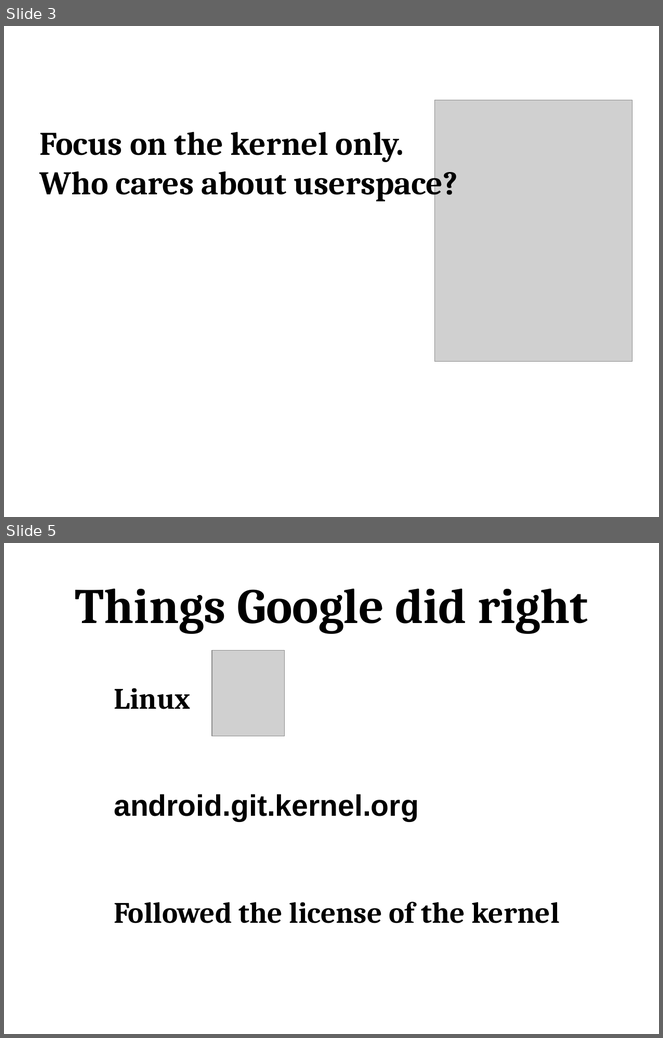
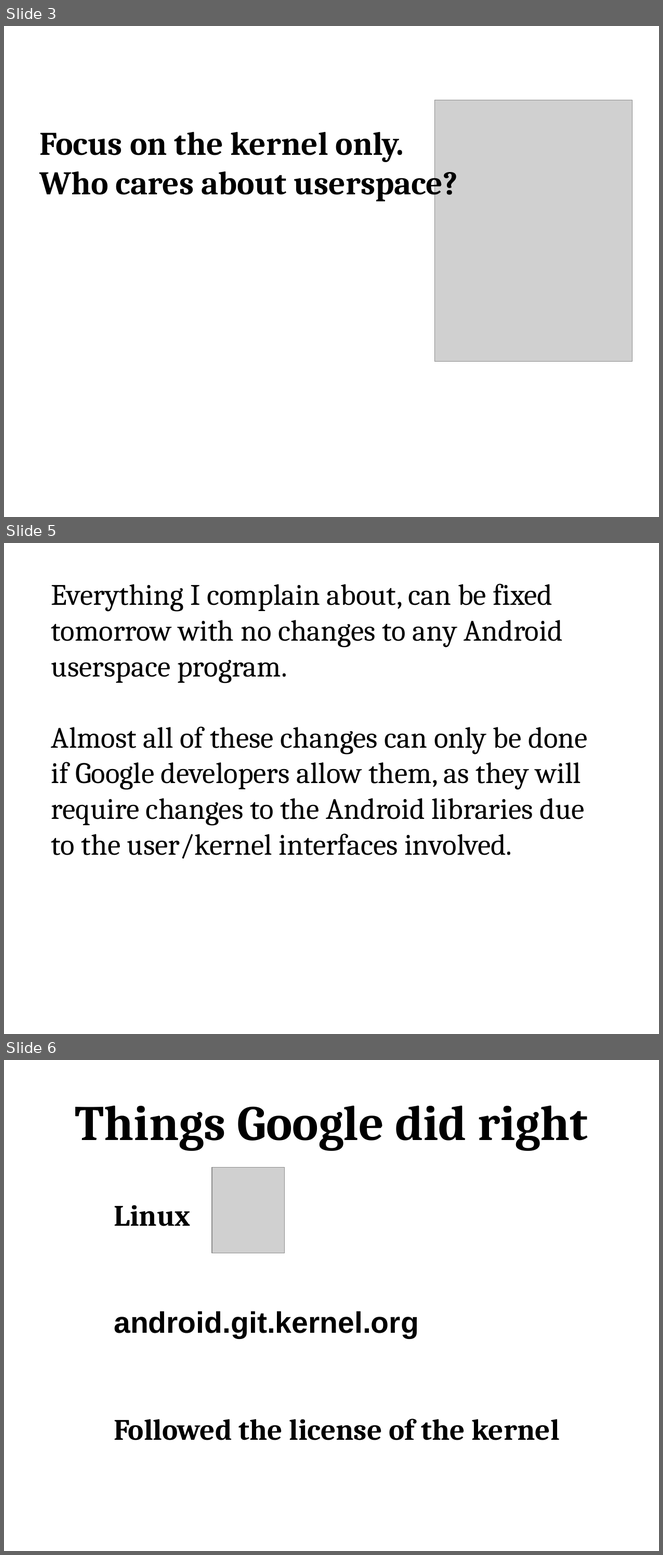
Before and after one commit to gregkh/android-presentation, a slide deck: android-kernel.odp. Shown one above the other, each under a label of ours: slides 3 and 5 before the commit, slides 3, 5 and 6 after it; the slides between them are not shown. The pictures are 663x1038 and 663x1555 pixels, drawn with LibreOffice and Linux fonts; fonts in the diff are those of the drawing; grey boxes stand for pictures. Boxes give left, top, right and bottom in pixels: in the first picture for what was removed or moved away, otherwise in the second. Text is boxed around its words. In the diff, an @@ line names an element or a change of style, - is before the commit and + after.

```diff
--- a/android-kernel.odp
+++ b/android-kernel.odp
@@ slide 5 added at <box>4,543,659,1034</box>, background #FFFFFF @@
@@ text added at <box>51,584,587,859</box>, 36 pt, text #000000 @@
+Everything I complain about, can be fixed tomorrow with no changes to any Android userspace program.
+Almost all of these changes can only be done if Google developers allow them, as they will require changes to the Android libraries due to the user/kernel interfaces involved.
@@ what was slide 5 is now slide 6 @@
```
Also in this commit, not shown: 2 other files.
